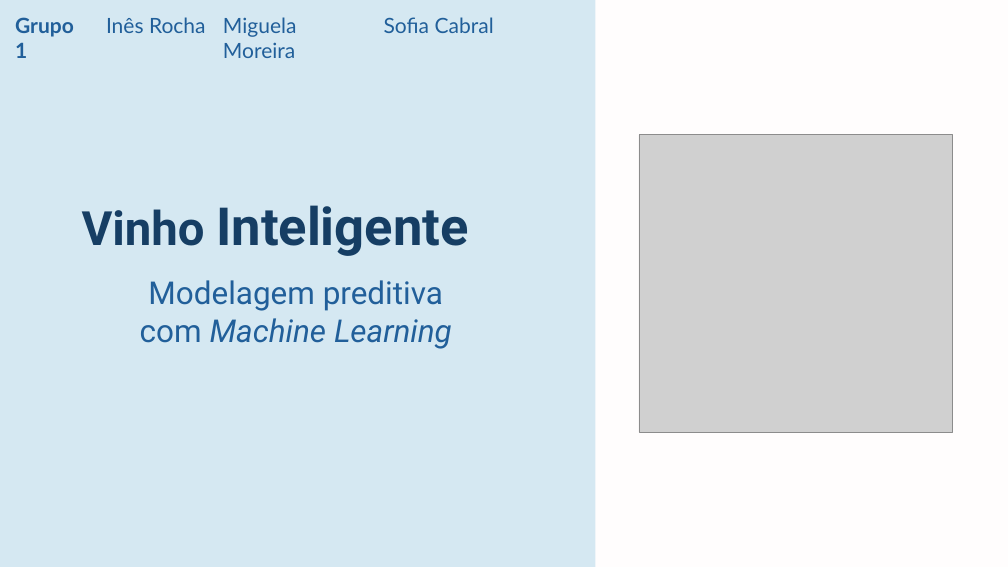
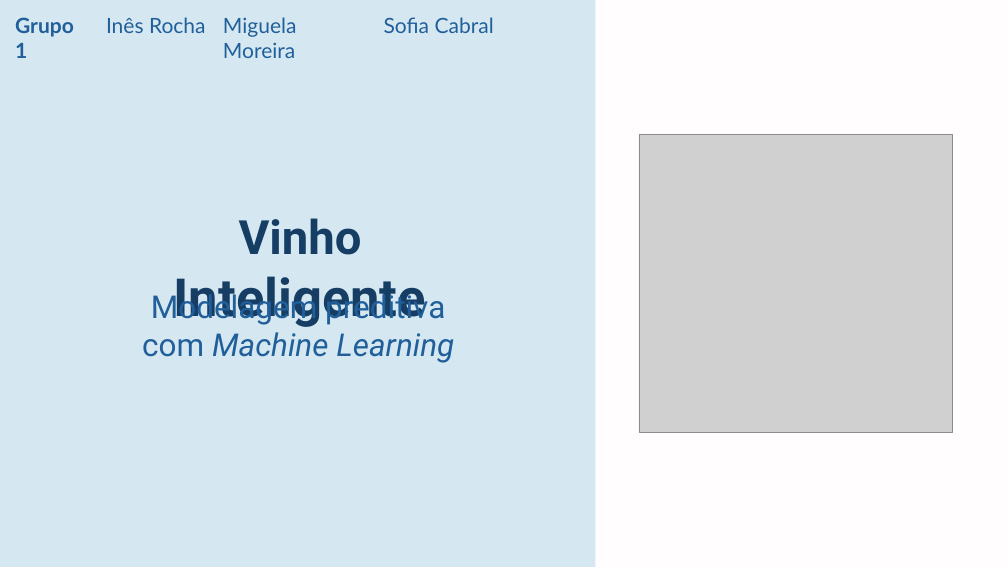
Before and after one commit to miguelamoreira/wineNotebook, a slide deck: slide 1 of apresentacao.pptx. Drawn at 1008x567 pixels with LibreOffice and Linux fonts; fonts in the diff are those of the drawing; grey boxes stand for pictures. Boxes give left, top, right and bottom in pixels: in the first picture for what was removed or moved away, otherwise in the second. Text is boxed around its words. In the diff, an @@ line names an element or a change of style, - is before the commit and + after.

Commit message:
apresentação

```diff
--- a/apresentacao.pptx
+++ b/apresentacao.pptx
@@ text "Vinho Inteligente": place and size @@
-text "Vinho Inteligente" at bbox=[82, 205, 468, 256]
+text "Vinho Inteligente" at bbox=[174, 218, 426, 327]
@@ text "Vinho Inteligente" at bbox=[174, 218, 426, 327]: alignment left to centre @@
@@ text "Modelagem preditiva com Machine Learning" rewrapped from bbox=[140, 280, 452, 349] to bbox=[142, 289, 454, 363] @@
```
Also in this commit, not shown: 6 slides added, 1 slide removed, 1 other file.
